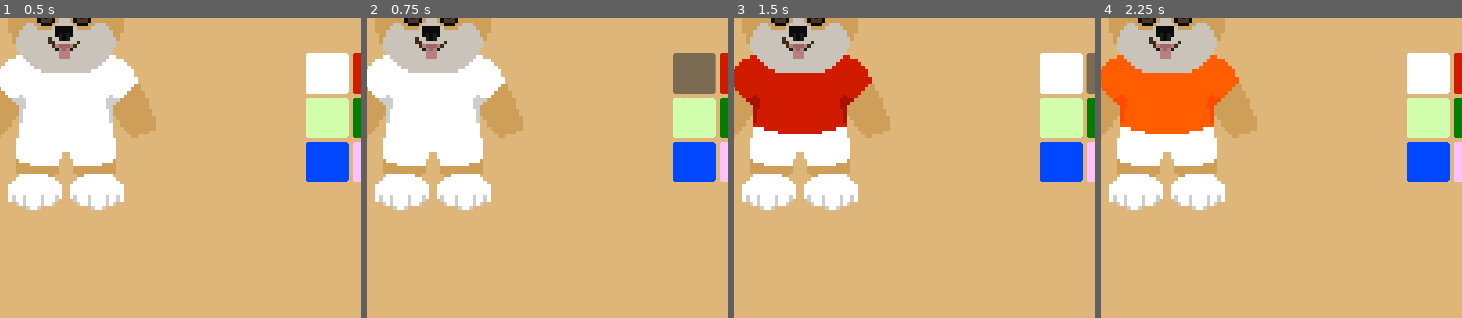
Above: before the commit, frames 1-4 (left to right).
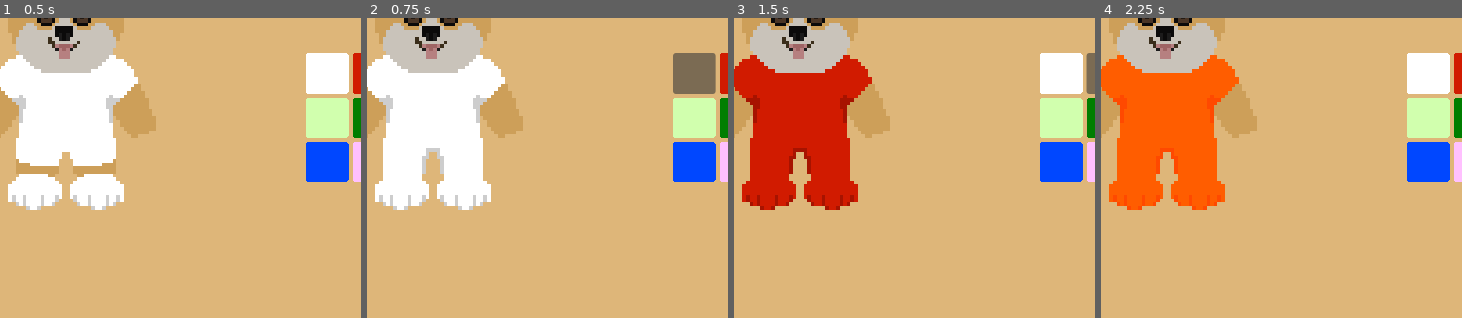
Above: after the commit, the same moments.

Repository: Katie-N/Its-a-Dogs-World
Game: Godot game, scene res://Scenes/Shop/TryOn.tscn
Same seed, same stepped clock (60 frames per second), same inputs: the game is played once before the commit and once after it. The project has no main scene, so this scene is started directly.
Inputs (mouse positions are % of the whole screen's width and height, from its top left):
- Up to frame 1 (0.5 s): no input
- Up to frame 2 (0.75 s): click (49, 42) at 0.5 s
- Up to frame 3 (1.5 s): click (56, 42) at 1.25 s
- Up to frame 4 (2.25 s): click (62, 42) at 2 s
The pictures show only the part of the screen within x 4-54%, y 33-83%; the shares and areas given below are measured in that part.

Frame 1 is identical in both runs. In frame 2, 1.0% of the frame differs, in the area x 4-33%, y 43-53%; in frame 3, 6.6%, in the area x 2-35%, y 36-64%; in frame 4, 6.6%.

Commit message:
Added whole body

Diff:
--- a/Scenes/Shop/try_on.gd
+++ b/Scenes/Shop/try_on.gd
@@ -20,3 +20,5 @@
 
 func changeColor(color):
 	$CanvasLayer/DogCharacter.find_child("Shirt").frame = availableColors.find(color)
+	$CanvasLayer/DogCharacter.find_child("Pants").frame = 63 + availableColors.find(color)
+	$CanvasLayer/DogCharacter.find_child("Shoes").frame = 105 + availableColors.find(color)
